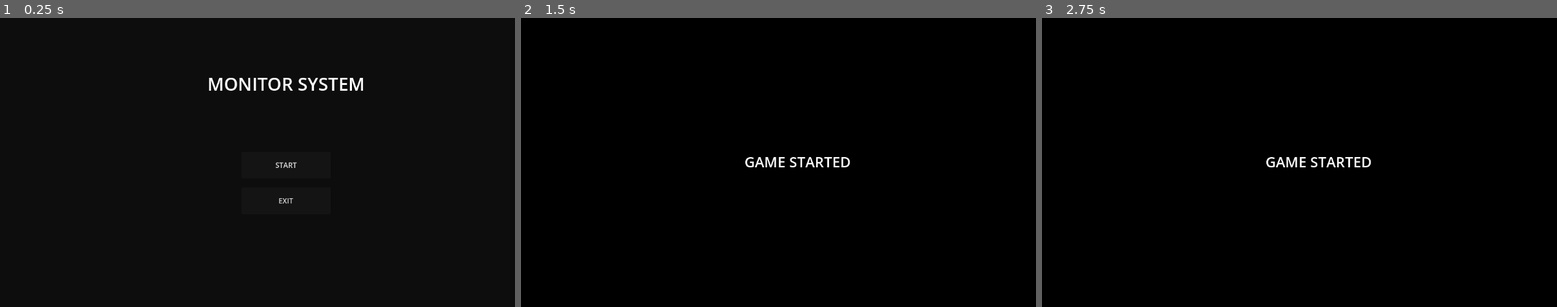
Above: before the commit, frames 1-3 (left to right).
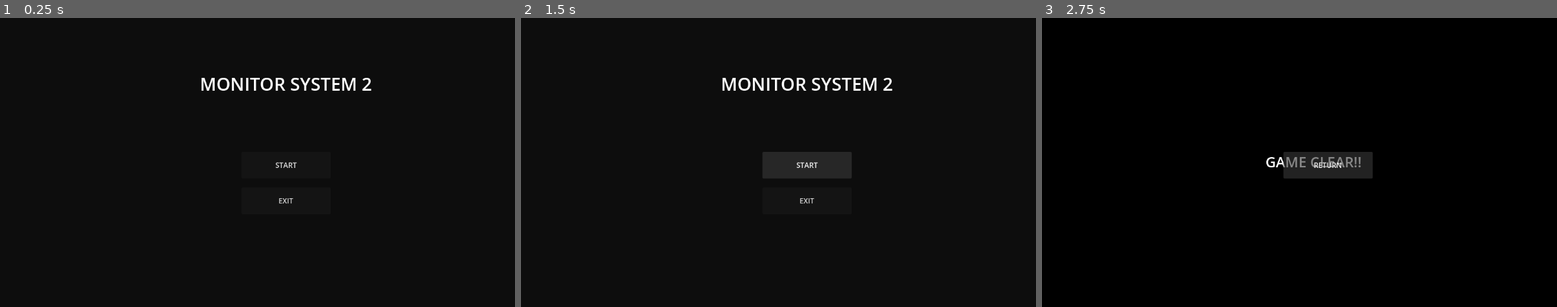
Above: after the commit, the same moments.

Repository: lvncer/first-godot-project
Game: Godot game, scene res://scenes/main.tscn
Same seed, same stepped clock (60 frames per second), same inputs: the game is played once before the commit and once after it.
Inputs (mouse positions are in pixels of both pictures, inside the frame that each line leads up to):
- Up to frame 1 (0.25 s): no input
- Up to frame 2 (1.5 s): click "START" at 0.5 s; click (809, 165) at 1.25 s, where only the run after the commit has a clickable "RETURN"
- Up to frame 3 (2.75 s): click (1330, 165) at 2 s, where only the run after the commit has a clickable "START"

The runs differ from the first frame. In frame 1, 0.9% of the frame differs, in the area x 39-73%, y 20-26%; in frame 2, 2.4%, in the area x 39-73%, y 20-65%; in frame 3, 1.5%.

Commit message:
Update game and main menu scripts for improved functionality
- Changed game label text to "GAME CLEAR!!" to reflect game completion.
- Added a RETURN button in the game scene to navigate back to the main menu.
- Updated main menu title to "MONITOR SYSTEM 2" for versioning clarity.

Diff:
--- a/scripts/game.gd
+++ b/scripts/game.gd
@@ -7,7 +7,20 @@
 	add_child(bg)
 
 	var label = Label.new()
-	label.text = "GAME STARTED"
+	label.text = "GAME CLEAR!!"
 	label.position = Vector2(500, 300)
 	label.add_theme_font_size_override("font_size", 32)
 	add_child(label)
+
+
+	# RETURNボタン
+	var start_button = Button.new()
+	start_button.text = "RETURN"
+	start_button.position = Vector2(540, 300)
+	start_button.size = Vector2(200, 60)
+	start_button.pressed.connect(_on_start_pressed)
+	add_child(start_button)
+
+
+func _on_start_pressed():
+	get_tree().change_scene_to_file("res://scenes/main.tscn")
--- a/scripts/main_menu.gd
+++ b/scripts/main_menu.gd
@@ -9,7 +9,7 @@
 
 	# タイトル
 	var title = Label.new()
-	title.text = "MONITOR SYSTEM"
+	title.text = "MONITOR SYSTEM 2"
 	title.horizontal_alignment = HORIZONTAL_ALIGNMENT_CENTER
 	title.position = Vector2(0, 120)
 	title.size = Vector2(1280, 50)
